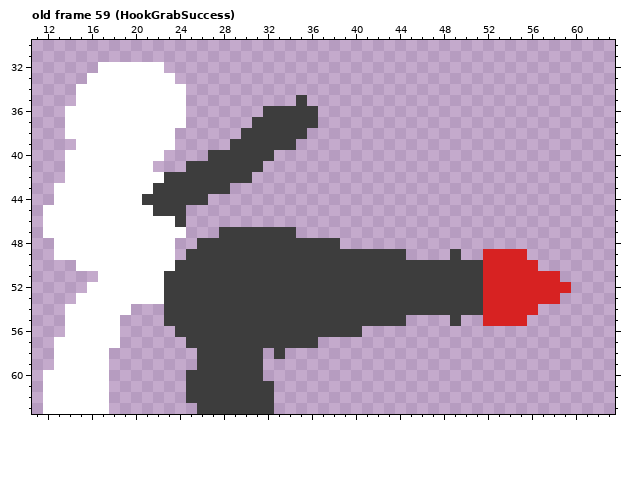
One commit to this pixel-art file: src/Unity/Fighters/Assets/Art/Sprites/Animations/blackhand.aseprite. The picture above is the old version.
64x64 pixels, 70 frames. Shown: old frame 59 (HookGrabSuccess): x 11..63, y 30..63.
New version:
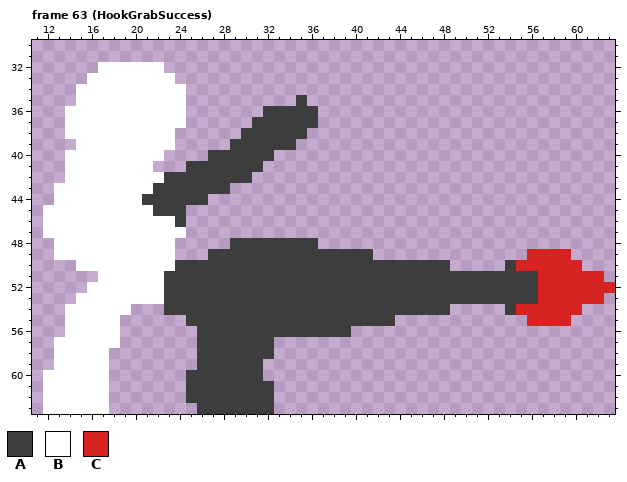
Palette (. is transparent): A #3d3d3d  B #ffffff  C #d72222
Difference:
frames 70 -> 74
Changed rows in their new state; - is an unchanged pixel.
Frame 63 (HookGrabSuccess) against old frame 59 (HookGrabSuccess), layers "Layer 3", "Layer 2":
first column x 23:
47 -----.......-----------------------------
48 ---...--------..-------------------------
49 --..---------------...----.--....CCCC----
50 --------------------------.....A--CCCC---
51 -----------------------------AAAAA--CCCC-
52 -----------------------------AAAAA---CCCC
53 -----------------------------AAAAA--CCCC-
54 --------------------------.....A--CCCC---
55 ..-------------------.----.--....CCCC----
56 -..--------------.-----------------------
57 --.-------....---------------------------
58 ---------A.------------------------------
